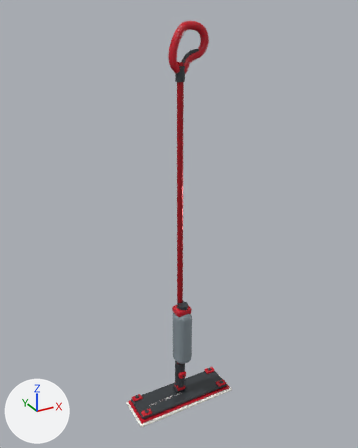
A saved change to the glTF model public/items/vileda-spray-one/ViledaSprayOne.glb.
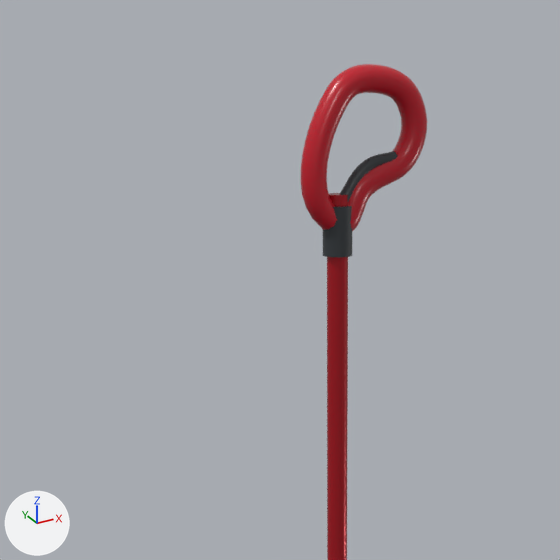
Old and new are each drawn whole from a 50 mm camera at (-0.732, -1.324, 1.404) aimed at (0.011, 0.028, 0.728) and again close up on the part from 20% to 70% of the width and 0% to 40% of the height. The axes (+X, +Y, +Z) are drawn at lower left. The lights are the same throughout. The first two pictures are the older version. Where no turn or scale is listed for an object, it has been applied to the vertices.

In view in the first close-up: 'Black squeeze trigger', 'Ergonomic red loop grip', 'Handle lower collar', 'Red steel handle'.
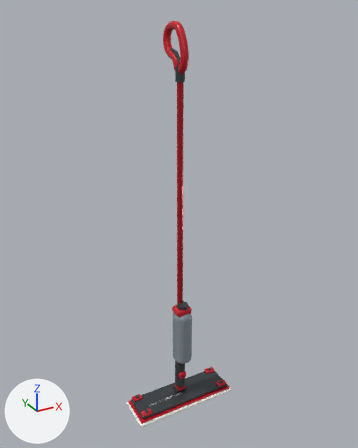
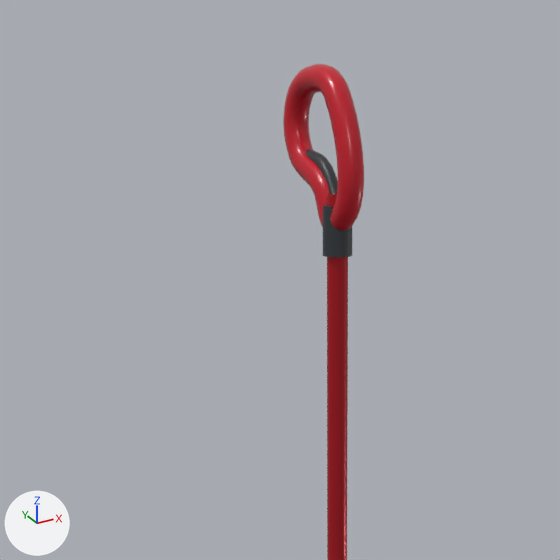
Boxes (x1, y1, x2, y2) around the edits, measured in the close-ups (560 x 560 px):
'Ergonomic red loop grip', turned
    before: (301, 64, 427, 231)
    after: (283, 64, 364, 231)
'Black squeeze trigger', turned
    before: (340, 151, 398, 201)
    after: (306, 149, 338, 194)

What changed in the scene script:
```text
Change ob_black_squeeze_trigger:
    ob_black_squeeze_trigger.rotation_euler: (0.0, 0.0, 0.0) -> (0.0, 0.0, 1.571)  # degrees (0, 0, 0) -> degrees (0, 0, 90)
Change ob_ergonomic_red_loop_grip:
    ob_ergonomic_red_loop_grip.rotation_euler: (0.0, 0.0, 0.0) -> (0.0, 0.0, 1.571)  # degrees (0, 0, 0) -> degrees (0, 0, 90)
```
